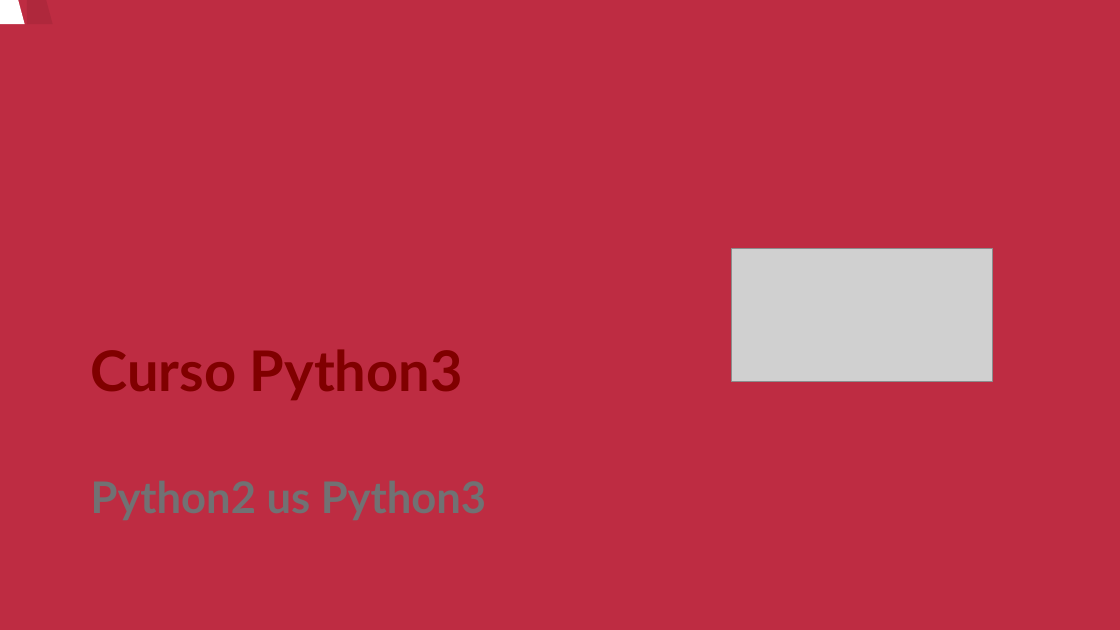
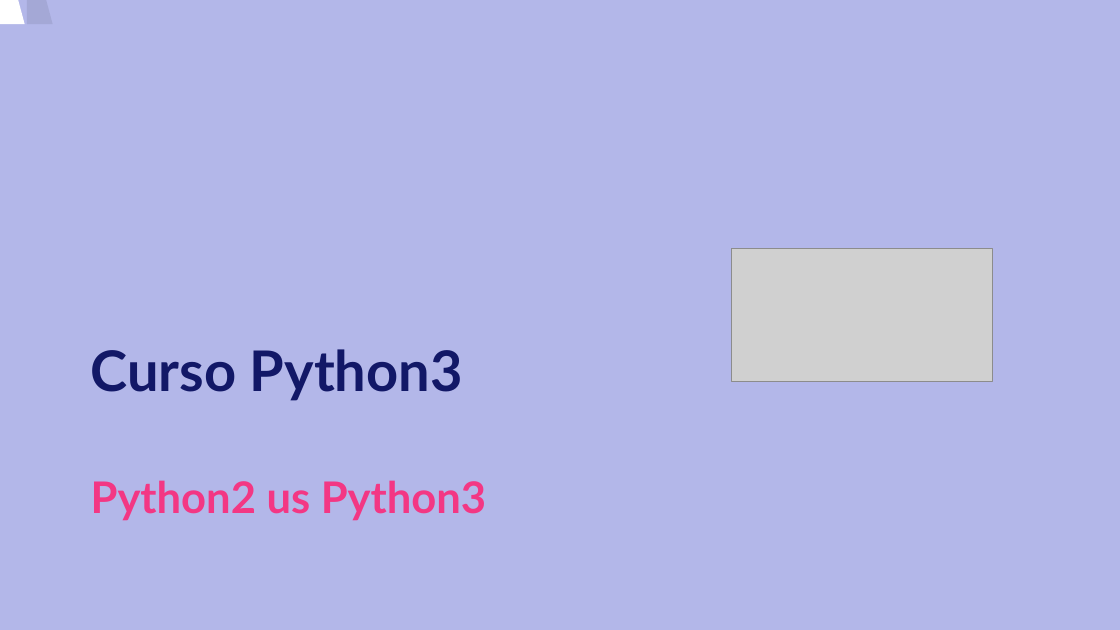
Before and after one commit to josedom24/curso_python3, a slide deck: slide 1 of curso/u2/u2.odp. Drawn at 1120x630 pixels with LibreOffice and Linux fonts; fonts in the diff are those of the drawing; grey boxes stand for pictures. Boxes give left, top, right and bottom in pixels: in the first picture for what was removed or moved away, otherwise in the second. Text is boxed around its words. In the diff, an @@ line names an element or a change of style, - is before the commit and + after.

```diff
--- a/curso/u2/u2.odp
+++ b/curso/u2/u2.odp
@@ background #BE2C42 to #B3B7E9 @@
@@ title "Curso Python3 Python2 us Python3" at [91,349,486,520]: text colour #800000 to #121867 in "Curso Python3"; text colour #717173 to #F33784 in "Python2 us Python3" @@
```
Also in this commit, not shown: 4 other slides changed, 1 other file.
